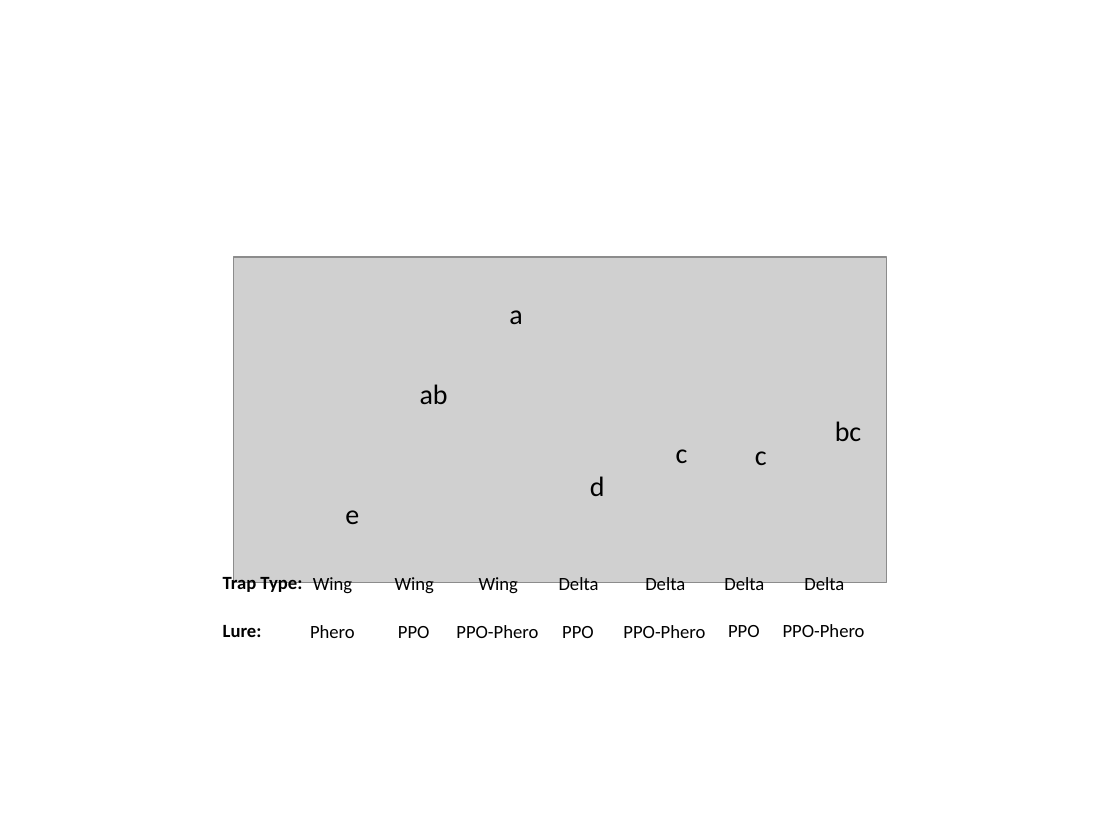
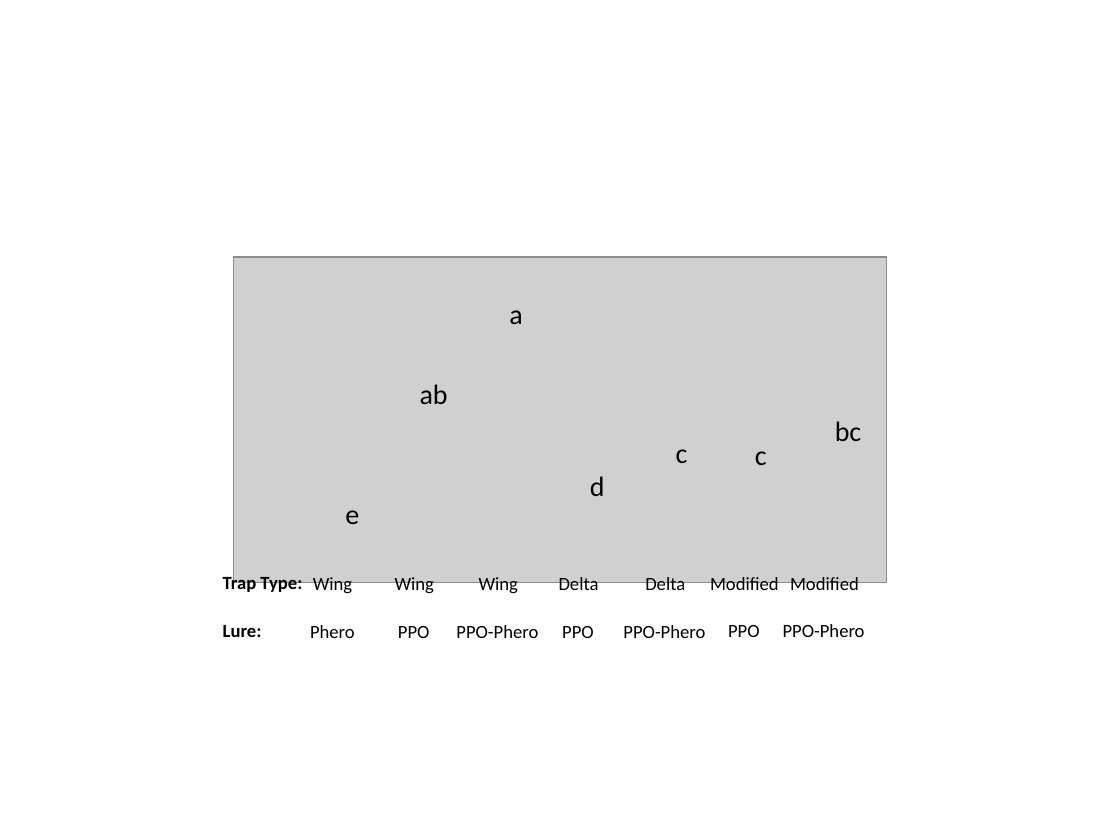
Before and after one commit to ChuckBV/ms-now-ppo-kairomone-2017-2yr, a slide deck: slide 1 of doc/Y19_delta_trap_trials.pptx. Drawn at 1120x840 pixels with LibreOffice and Linux fonts; fonts in the diff are those of the drawing; grey boxes stand for pictures. Boxes give left, top, right and bottom in pixels: in the first picture for what was removed or moved away, otherwise in the second. Text is boxed around its words. In the diff, an @@ line names an element or a change of style, - is before the commit and + after.

Commit message:
Important tweak delta trap figure

```diff
--- a/doc/Y19_delta_trap_trials.pptx
+++ b/doc/Y19_delta_trap_trials.pptx
@@ text at bbox=[710, 577, 779, 596]: text changed @@
-Delta
+Modified
@@ text at bbox=[790, 577, 859, 596]: text changed @@
-Delta
+Modified
```
Also in this commit, not shown: 2 other files.
